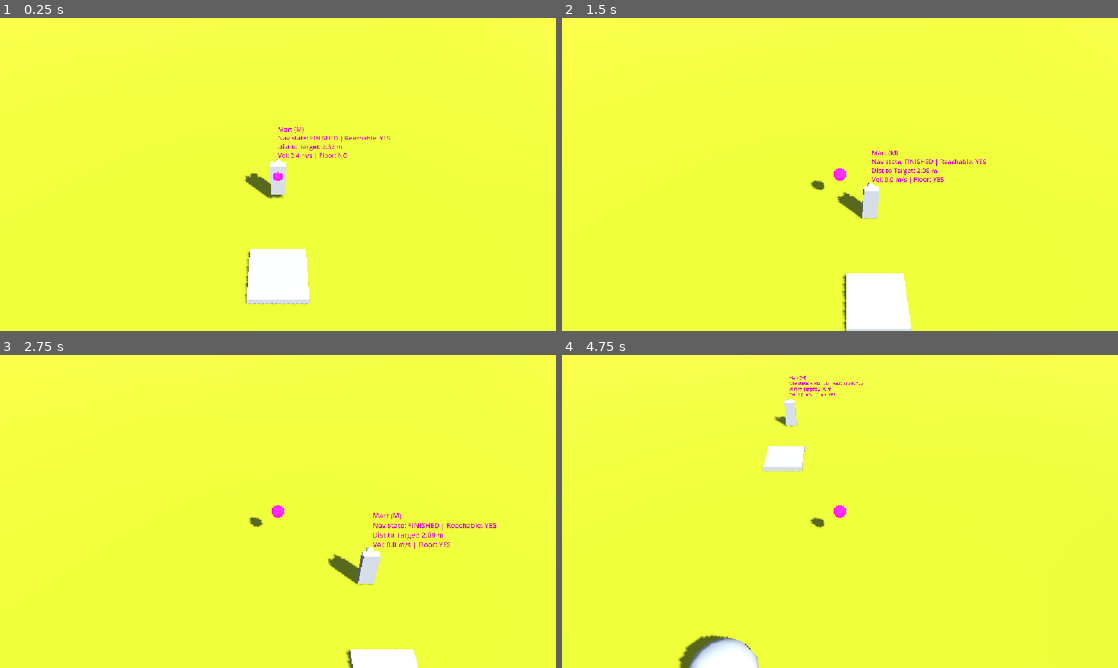
Above: before the commit, frames 1-4 (two rows, left to right).
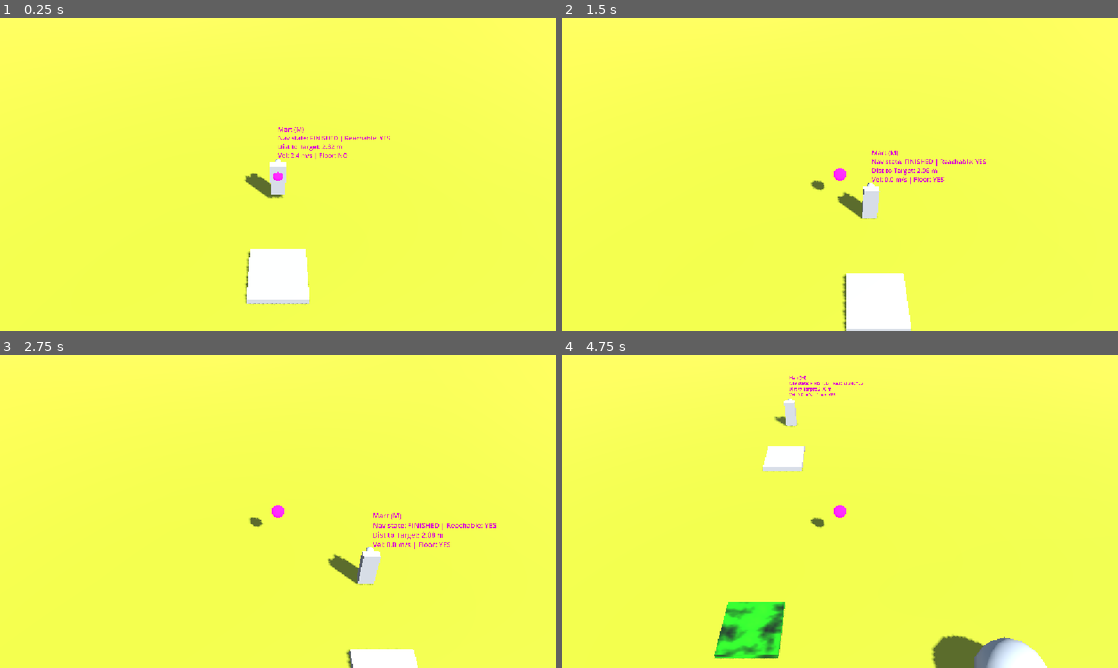
Above: after the commit, the same moments.

Repository: snowydad/Tribe
Game: Godot game, scene res://src/main/main.tscn
Two runs of this game, one before a commit and one after it. Both use one fixed random seed, a clock stepped at 60 frames per second and the inputs below. The project has no main scene, so this scene is started directly.
Inputs (mouse positions are in pixels of both pictures, inside the frame that each line leads up to):
- Up to frame 1 (0.25 s): no input
- Up to frame 2 (1.5 s): tap Enter at 0.5 s; move the mouse to (962, 158) at 0.52 s; tap 0 at 0.6 s; click (962, 158) at 0.67 s; tap Space at 1.25 s; drag from (728, 190) to (812, 237) at 1.27 s
- Up to frame 3 (2.75 s): move the mouse to (333, 442) at 2.02 s; tap 2 at 2.1 s; click (333, 442) at 2.17 s
- Up to frame 4 (4.75 s): tap Enter at 2.75 s; drag from (812, 574) to (673, 464) at 2.77 s; move the mouse to (1006, 558) at 3.52 s; tap 4 at 3.6 s; click (1006, 558) at 3.67 s; tap Space at 4.25 s; drag from (673, 464) to (756, 433) at 4.27 s

The runs differ from the first frame. In frame 1, 2.7% of the frame differs, in the area x 29-100%, y 0-100%; in frame 2, 2.7%; in frame 3, 2.6%; in frame 4, 7.2%, in the area x 0-100%, y 0-100%.

Commit message:
Starage, Berries draft

Diff:
--- /dev/null
+++ b/assets/materials/M_Berries.tres
@@ -0,0 +1,17 @@
+[gd_resource type="StandardMaterial3D" format=3 uid="uid://dd7c0ap5o70be"]
+
+[sub_resource type="FastNoiseLite" id="FastNoiseLite_slemt"]
+noise_type = 0
+fractal_type = 2
+fractal_octaves = 1
+fractal_lacunarity = 1.0
+fractal_ping_pong_strength = 1.0
+
+[sub_resource type="NoiseTexture2D" id="NoiseTexture2D_dpytq"]
+noise = SubResource("FastNoiseLite_slemt")
+seamless = true
+as_normal_map = true
+
+[resource]
+albedo_color = Color(1, 0, 0, 1)
+albedo_texture = SubResource("NoiseTexture2D_dpytq")
--- a/assets/models/M_Sea.tres
+++ b/assets/materials/M_Sea.tres
@@ -1,7 +1,12 @@
 [gd_resource type="StandardMaterial3D" format=3 uid="uid://m253fhpxo7bn"]
 
 [sub_resource type="FastNoiseLite" id="FastNoiseLite_iiywn"]
-frequency = 0.02
+frequency = 0.05
+fractal_type = 2
+fractal_octaves = 1
+fractal_ping_pong_strength = 5.0
+domain_warp_fractal_type = 0
+domain_warp_fractal_lacunarity = 5.0
 
 [sub_resource type="NoiseTexture2D" id="NoiseTexture2D_ucpde"]
 width = 1024
@@ -12,6 +17,14 @@
 bump_strength = 4.0
 
 [sub_resource type="NoiseTexture2D" id="NoiseTexture2D_iiywn"]
+
+[sub_resource type="FastNoiseLite" id="FastNoiseLite_8f076"]
+noise_type = 0
+fractal_type = 2
+fractal_octaves = 2
+
+[sub_resource type="NoiseTexture2D" id="NoiseTexture2D_fshcv"]
+noise = SubResource("FastNoiseLite_8f076")
 
 [resource]
 resource_name = "M_Sea"
@@ -28,6 +41,7 @@
 anisotropy = 0.59
 refraction_enabled = true
 refraction_scale = 0.01
+refraction_texture = SubResource("NoiseTexture2D_fshcv")
 grow_amount = -0.1
 stencil_flags = 2
 stencil_color = Color(0.12156863, 0.69803923, 0.7764706, 0.41568628)
--- /dev/null
+++ b/assets/materials/M_Storage.tres
@@ -0,0 +1,23 @@
+[gd_resource type="StandardMaterial3D" format=3 uid="uid://hhnt00hd31k4"]
+
+[sub_resource type="FastNoiseLite" id="FastNoiseLite_8pmc5"]
+
+[sub_resource type="NoiseTexture2D" id="NoiseTexture2D_su3oo"]
+noise = SubResource("FastNoiseLite_8pmc5")
+
+[sub_resource type="FastNoiseLite" id="FastNoiseLite_yd0n0"]
+
+[sub_resource type="NoiseTexture2D" id="NoiseTexture2D_gkg1a"]
+noise = SubResource("FastNoiseLite_yd0n0")
+seamless = true
+
+[sub_resource type="AnimatedTexture" id="AnimatedTexture_kj2uy"]
+frames = 2
+speed_scale = 2.0
+frame_0/texture = SubResource("NoiseTexture2D_su3oo")
+frame_1/texture = SubResource("NoiseTexture2D_gkg1a")
+frame_1/duration = 1.0
+
+[resource]
+albedo_color = Color(0.14999998, 1, 0, 1)
+albedo_texture = SubResource("AnimatedTexture_kj2uy")
--- a/src/characters/character.gd
+++ b/src/characters/character.gd
@@ -49,6 +49,9 @@
 	if not data:
 		data = CharacterData.new()
 		data.generate_identity()
+
+		speed = ConfigLoader.get_value("base_stats", "move_speed", 5.0)
+
 
 	if TimeManager:
 		TimeManager.year_passed.connect(_on_year_passed)
--- /dev/null
+++ b/src/environment/berries.gd
@@ -0,0 +1,34 @@
+# ==============================================================================
+# ФАЙЛ: src/environment/Berries.gd
+# НАЗНАЧЕНИЕ: Источник еды (Куст с ягодами / Ягодник)
+# ==============================================================================
+class_name Berries
+extends Node3D
+
+@export var resource_type: String = "berry"
+@export var berries_available: int = 10
+@export var nutrition_per_berry: float = 20.0
+@export var gather_time: float = 1.5
+
+@onready var dev_label: Label3D = $DevLabel
+
+func _ready() -> void:
+	_update_dev_ui()
+
+## Забрать 1 ягоду (возвращает true, если ягода была успешно собрана)
+func harvest_berry() -> bool:
+	if berries_available > 0:
+		berries_available -= 1
+		_update_dev_ui()
+		return true
+	return false
+
+## Отладочная плашка над объектом
+func _update_dev_ui() -> void:
+	if not dev_label:
+		return
+
+	if berries_available > 0:
+		dev_label.text = "BERRIES\nAvailable: %d" % berries_available
+	else:
+		dev_label.text = "BERRIES\n[EMPTY]"
--- /dev/null
+++ b/src/environment/berries.tscn
@@ -0,0 +1,24 @@
+[gd_scene format=3 uid="uid://cxbpv8trxi8g7"]
+
+[ext_resource type="Script" uid="uid://ugf2rtbs5ikb" path="res://src/environment/berries.gd" id="1_cyyvj"]
+[ext_resource type="Material" uid="uid://dd7c0ap5o70be" path="res://assets/materials/M_Berries.tres" id="1_sllsq"]
+
+[sub_resource type="SphereMesh" id="SphereMesh_j07er"]
+
+[sub_resource type="SphereShape3D" id="SphereShape3D_j07er"]
+
+[node name="Berries" type="Node3D" unique_id=891666075]
+script = ExtResource("1_cyyvj")
+
+[node name="MeshInstance3D" type="MeshInstance3D" parent="." unique_id=1112722748]
+transform = Transform3D(1, 0, 0, 0, 1, 0, 0, 0, 1, 0, 0.5126747, 0)
+material_override = ExtResource("1_sllsq")
+mesh = SubResource("SphereMesh_j07er")
+
+[node name="Area3D" type="Area3D" parent="." unique_id=666937668]
+transform = Transform3D(1, 0, 0, 0, 1, 0, 0, 0, 1, 0, 0.5126747, 0)
+
+[node name="CollisionShape3D" type="CollisionShape3D" parent="Area3D" unique_id=294814304]
+shape = SubResource("SphereShape3D_j07er")
+
+[node name="DevLabel" type="Label3D" parent="." unique_id=1660290718]
--- /dev/null
+++ b/src/environment/storage.gd
@@ -0,0 +1,53 @@
+# ==============================================================================
+# ФАЙЛ: src/environment/Storage.gd
+# НАЗНАЧЕНИЕ: Хранилище ресурсов племени (Склад / Поляна)
+# ==============================================================================
+class_name Storage
+extends Node3D
+
+# Словарь хранимых ресурсов: {"berry": 12, "fish": 0}
+@export var stored_resources: Dictionary = {
+	"berry": 0
+}
+
+@onready var dev_label: Label3D = $DevLabel
+
+func _ready() -> void:
+	_update_dev_ui()
+
+## Добавить еду на склад
+func deposit_food(food_type: String, amount: int) -> void:
+	stored_resources[food_type] = stored_resources.get(food_type, 0) + amount
+	print("[Storage] Deposited %d of %s. Total %s: %d" % [amount, food_type, food_type, stored_resources[food_type]])
+	_update_dev_ui()
+
+## Забрать еду со склада (возвращает реально забранное количество)
+func withdraw_food(food_type: String, requested_amount: int) -> int:
+	var current_amount: int = stored_resources.get(food_type, 0)
+	var taken_amount: int = mini(current_amount, requested_amount)
+
+	if taken_amount > 0:
+		stored_resources[food_type] -= taken_amount
+		print("[Storage] Withdrawn %d of %s. Remaining: %d" % [taken_amount, food_type, stored_resources[food_type]])
+		_update_dev_ui()
+
+	return taken_amount
+
+## Возвращает общее количество всей еды на складе
+func get_total_food_count() -> int:
+	var total: int = 0
+	for count in stored_resources.values():
+		total += count
+	return total
+
+## Отладочная плашка над складом
+func _update_dev_ui() -> void:
+	if not dev_label:
+		return
+
+	var text_info = "STORAGE\n"
+	text_info += "Total Food: %d\n" % get_total_food_count()
+	for type_name in stored_resources:
+		text_info += "%s: %d\n" % [type_name.capitalized(), stored_resources[type_name]]
+
+	dev_label.text = text_info
--- /dev/null
+++ b/src/environment/storage.tscn
@@ -0,0 +1,25 @@
+[gd_scene format=3 uid="uid://24t67vidpa66"]
+
+[ext_resource type="Script" uid="uid://d1jiiem7j4lyi" path="res://src/environment/storage.gd" id="1_fpbs4"]
+[ext_resource type="Material" uid="uid://hhnt00hd31k4" path="res://assets/materials/M_Storage.tres" id="2_gvi7j"]
+
+[sub_resource type="BoxMesh" id="BoxMesh_csncc"]
+size = Vector3(2, 1, 2)
+
+[sub_resource type="BoxShape3D" id="BoxShape3D_p1a4l"]
+size = Vector3(2.0256348, 1, 2.0424805)
+
+[node name="Storage" type="Node3D" unique_id=731626688]
+script = ExtResource("1_fpbs4")
+
+[node name="MeshInstance3D" type="MeshInstance3D" parent="." unique_id=2007996094]
+material_override = ExtResource("2_gvi7j")
+mesh = SubResource("BoxMesh_csncc")
+
+[node name="Area3D" type="Area3D" parent="." unique_id=264455655]
+
+[node name="CollisionShape3D" type="CollisionShape3D" parent="Area3D" unique_id=242124298]
+transform = Transform3D(1, 0, 0, 0, 1, 0, 0, 0, 1, -0.005493164, 0, -0.0061035156)
+shape = SubResource("BoxShape3D_p1a4l")
+
+[node name="Label3D" type="Label3D" parent="Area3D" unique_id=407215896]
--- a/src/main/main.tscn
+++ b/src/main/main.tscn
@@ -1,12 +1,14 @@
 [gd_scene format=3 uid="uid://cguc2rs0e3gap"]
 
-[ext_resource type="PackedScene" uid="uid://bjv2811k7cn3h" path="res://assets/models/terrain.tscn" id="1_3s6yk"]
+[ext_resource type="PackedScene" uid="uid://bjv2811k7cn3h" path="res://src/environment/terrain.tscn" id="1_3s6yk"]
 [ext_resource type="Script" uid="uid://bjrpcpy3a0rda" path="res://src/main/main.gd" id="1_ab7mr"]
 [ext_resource type="PackedScene" uid="uid://cdh370sbee1wm" path="res://src/characters/character.tscn" id="2_ab7mr"]
 [ext_resource type="Script" uid="uid://221kfc7owpk" path="res://src/main/PlayerInputManager.gd" id="2_jkpqq"]
 [ext_resource type="Script" uid="uid://d28827n4sjcwa" path="res://src/main/camera_3d.gd" id="3_djufw"]
 [ext_resource type="Material" uid="uid://ci6tdoqvoe6o0" path="res://assets/materials/M_CameraTarget.tres" id="5_jqarl"]
-[ext_resource type="Material" uid="uid://ck5o04nlff80n" path="res://assets/models/M_Ground.tres" id="7_30cu5"]
+[ext_resource type="Material" uid="uid://ck5o04nlff80n" path="res://assets/materials/M_Ground.tres" id="7_30cu5"]
+[ext_resource type="PackedScene" uid="uid://24t67vidpa66" path="res://src/environment/storage.tscn" id="8_frqgp"]
+[ext_resource type="PackedScene" uid="uid://cxbpv8trxi8g7" path="res://src/environment/berries.tscn" id="9_2nke2"]
 
 [sub_resource type="ProceduralSkyMaterial" id="ProceduralSkyMaterial_frqgp"]
 
@@ -77,7 +79,7 @@
 size = Vector3(2, 2, 2)
 
 [node name="CSGSphere3D" type="CSGSphere3D" parent="." unique_id=714643722]
-transform = Transform3D(1, 0, 0, 0, 1, 0, 0, 0, 1, -0.28200722, 2.3462727, 16.016521)
+transform = Transform3D(1, 0, 0, 0, 1, 0, 0, 0, 1, 7.717993, 2.3462727, 16.016521)
 radius = 1.0
 
 [node name="Island" type="MeshInstance3D" parent="." unique_id=1500141399]
@@ -89,3 +91,9 @@
 transform = Transform3D(1, 0, 0, 0, 1, 0, 0, 0, 1, 69.73374, -4.0107117, -72.38322)
 material_override = ExtResource("7_30cu5")
 mesh = SubResource("CylinderMesh_j07er")
+
+[node name="Storage" parent="." unique_id=731626688 instance=ExtResource("8_frqgp")]
+transform = Transform3D(1, 0, 0, 0, 1, 0, 0, 0, 1, 0, 1, 14)
+
+[node name="Berries" parent="." unique_id=891666075 instance=ExtResource("9_2nke2")]
+transform = Transform3D(1, 0, 0, 0, 1, 0, 0, 0, 1, 4.39073, 1.3461447, 16.559986)
Renamed: assets/models/M_Ground.tres -> assets/materials/M_Ground.tres
Not shown, added: src/environment/berries.gd.uid
Not shown, added: src/environment/storage.gd.uid
Renamed: assets/models/terrain.tscn -> src/environment/terrain.tscn
